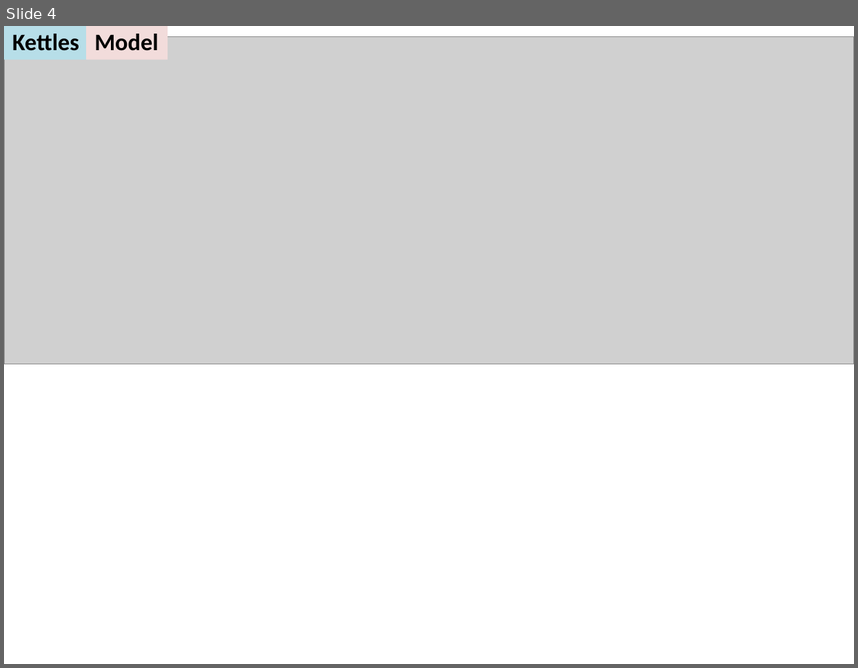
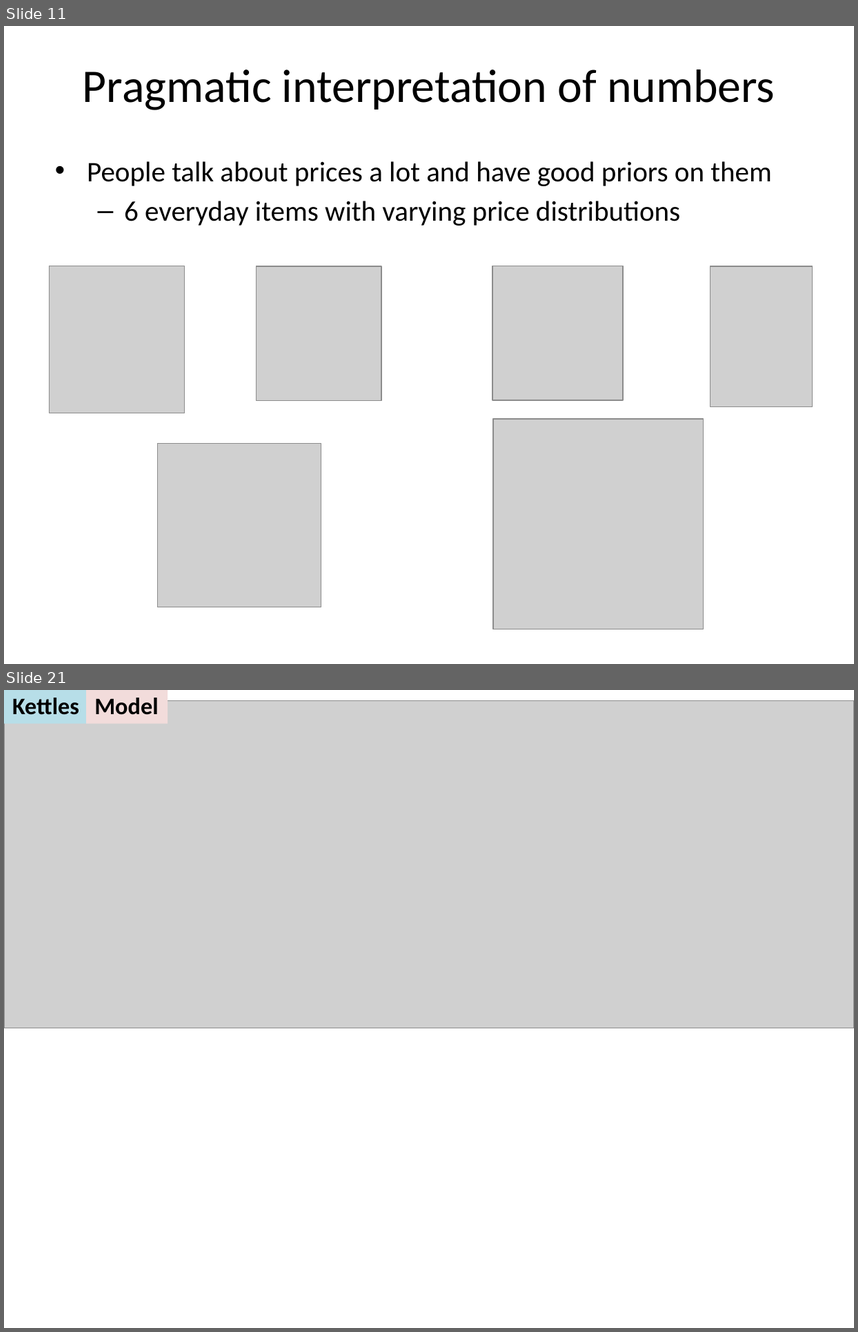
Before and after one commit to jeaneis/hyperbole, a slide deck: talks/cocolab_meeting_05212013/cocolab_meeting_05212013.pptx. Shown one above the other, each under a label of ours: slide 4 before the commit, slides 11 and 21 after it; the slides between them are not shown. The pictures are 858x668 and 858x1332 pixels, drawn with LibreOffice and Linux fonts; fonts in the diff are those of the drawing; grey boxes stand for pictures. Boxes give left, top, right and bottom in pixels: in the first picture for what was removed or moved away, otherwise in the second. Text is boxed around its words. In the diff, an @@ line names an element or a change of style, - is before the commit and + after.

```diff
--- a/talks/cocolab_meeting_05212013/cocolab_meeting_05212013.pptx
+++ b/talks/cocolab_meeting_05212013/cocolab_meeting_05212013.pptx
@@ slide 11 added at [4,26,854,664], background #FFFFFF @@
@@ text added at [83,69,775,110], 39.6 pt, text #000000 @@
+Pragmatic interpretation of numbers
@@ text added at [87,161,771,225], 24 pt, text #000000 @@
+• People talk about prices a lot and have good priors on them
+  – 6 everyday items with varying price distributions
@@ picture added at [49,265,184,413] @@
@@ picture added at [256,265,381,400] @@
@@ picture added at [493,265,623,400] @@
@@ picture added at [711,265,813,406] @@
@@ picture added at [493,419,703,628] @@
@@ picture added at [157,443,321,606] @@
@@ what was slide 4 is now slide 21 @@
```
Also in this commit, not shown: 4 slides changed, 26 other slides added, 21 other files.
